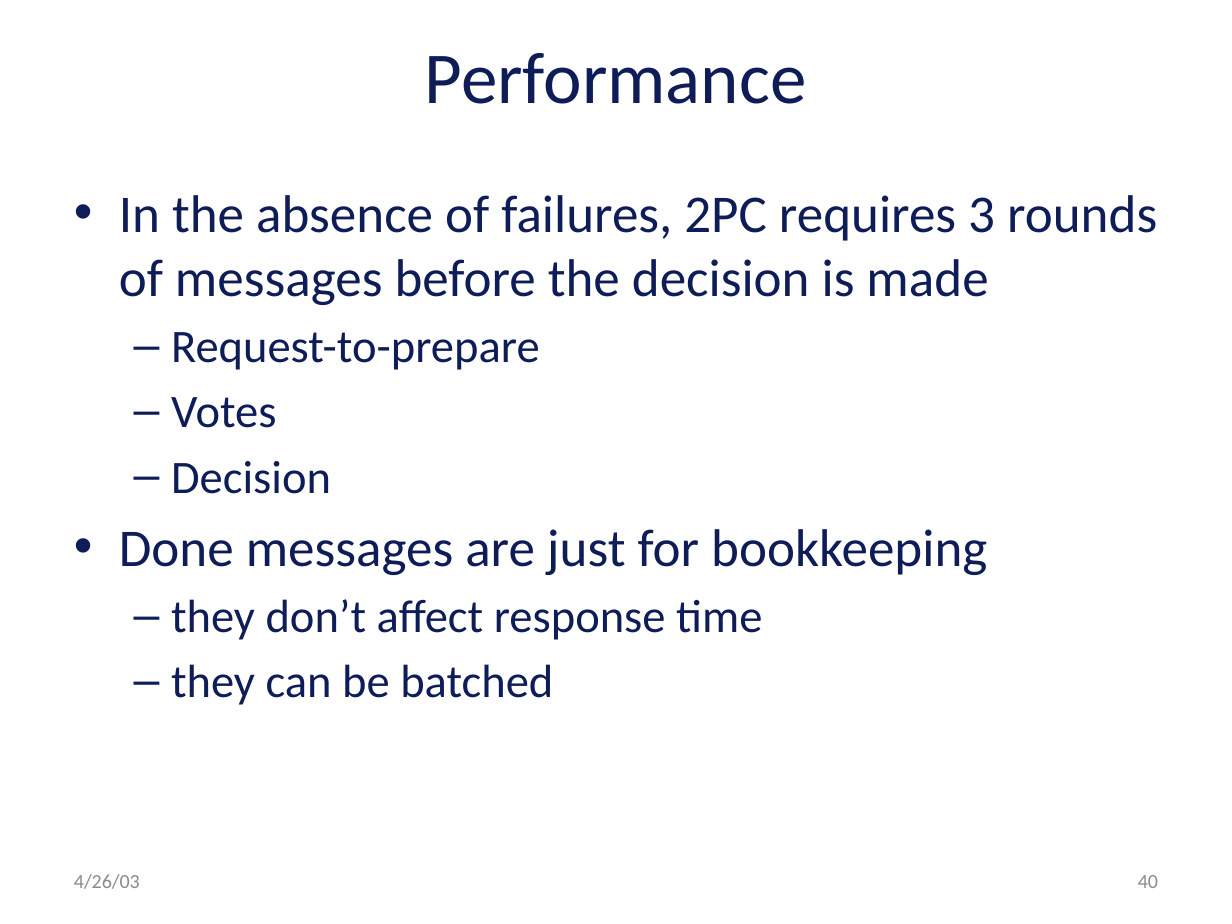
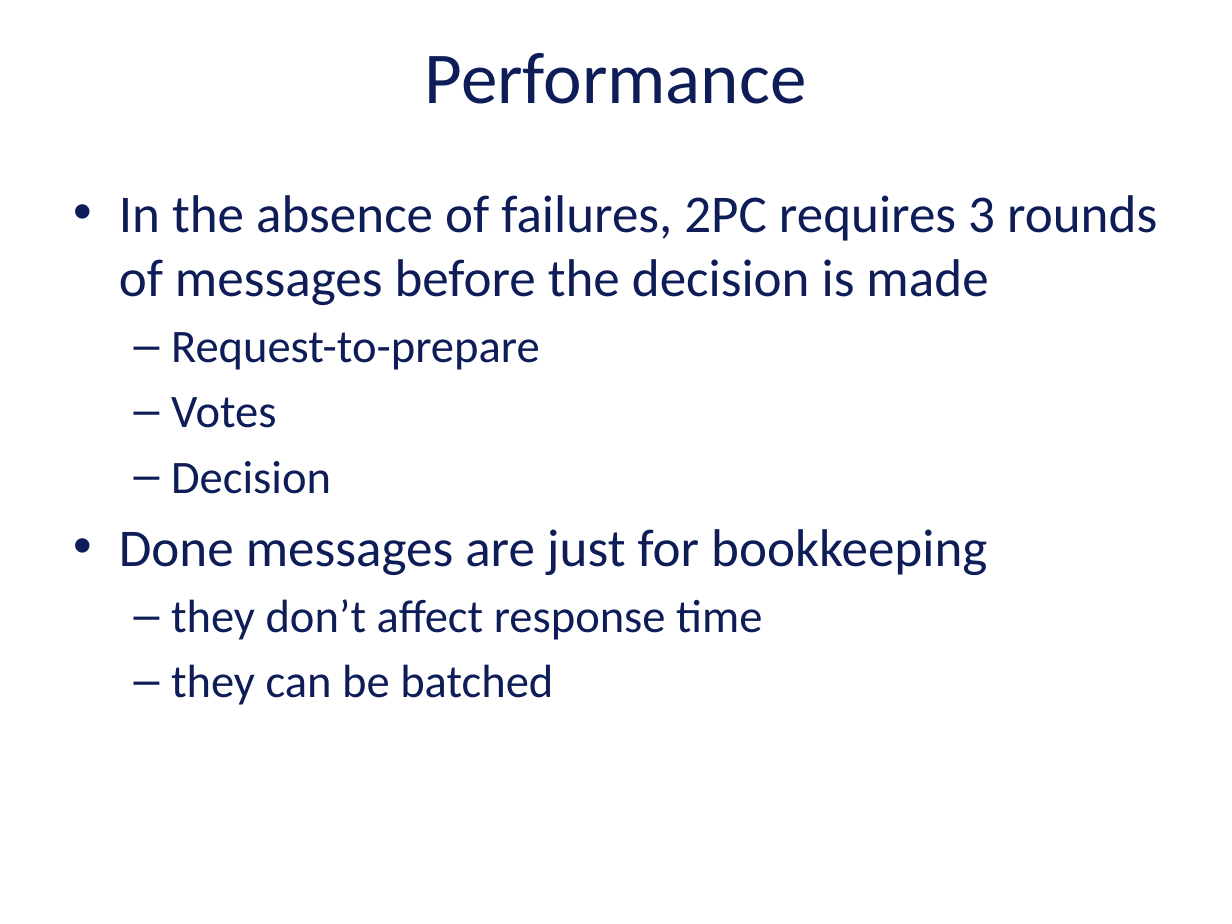
Before and after one commit to vu-resilient-distributed-systems/lectures-fall-2019, a slide deck: slide 40 of Module-5-AvoidingFailures/04_00_SoftwareFaultTolerance.pptx. Drawn at 1232x924 pixels with LibreOffice and Linux fonts; fonts in the diff are those of the drawing; background and template pictures are left out. Boxes give left, top, right and bottom in pixels: in the first picture for what was removed or moved away, otherwise in the second. Text is boxed around its words. In the diff, an @@ line names an element or a change of style, - is before the commit and + after.

```diff
--- a/Module-5-AvoidingFailures/04_00_SoftwareFaultTolerance.pptx
+++ b/Module-5-AvoidingFailures/04_00_SoftwareFaultTolerance.pptx
@@ text removed at bbox=[74, 874, 140, 889] @@
-4/26/03
@@ page number removed at bbox=[1138, 875, 1158, 888] @@
-40
```
Also in this commit, not shown: 3 other slides changed, 16 slides added, 2 slides removed, 2 other files.
